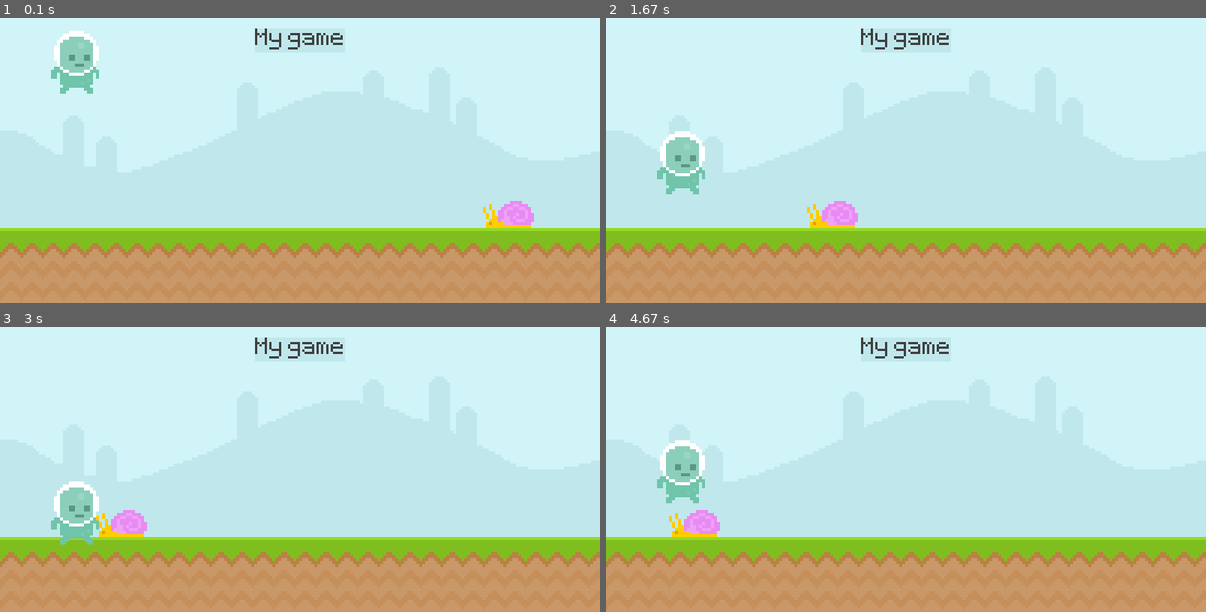
Above: before the commit, frames 1-4 (two rows, left to right).
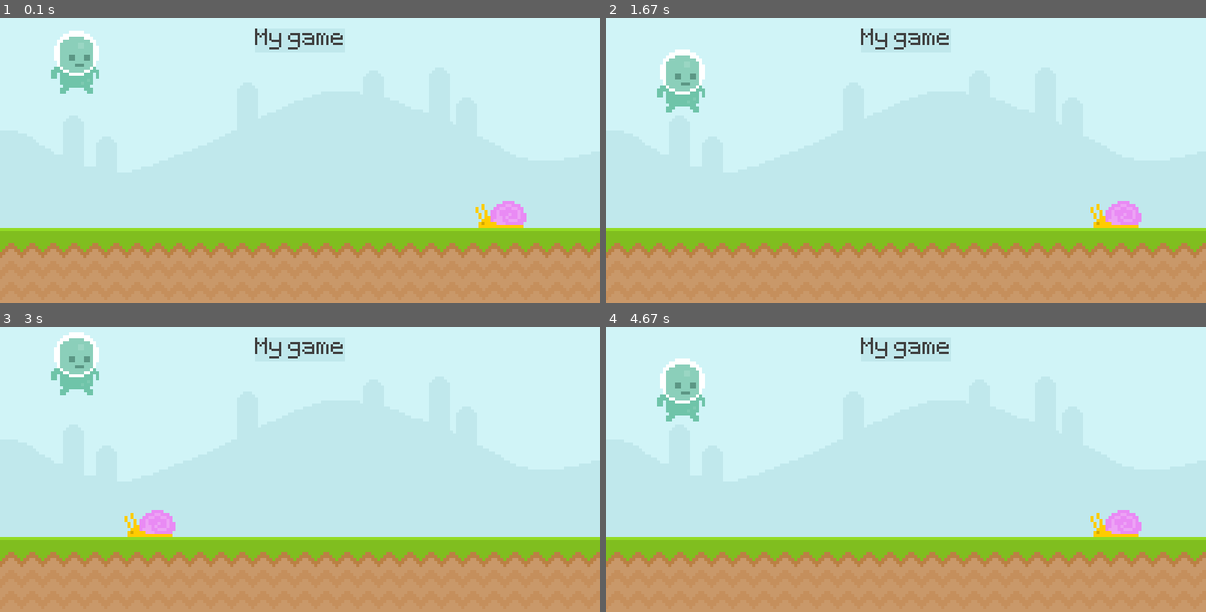
Above: after the commit, the same moments.

Repository: JackMcQuack/pygame-tutorial
Game: pygame game, started from main.py
The game is run twice, just before and just after one commit, with the same random seed, the same clock (stepped at 60 frames per second) and the same inputs.
Inputs (mouse positions are in pixels of both pictures, inside the frame that each line leads up to):
- Up to frame 1 (0.1 s): no input
- Up to frame 2 (1.67 s): press the mouse at (678, 197) at 0.37 s; move the mouse to (780, 134) at 0.47 s; release the mouse at (882, 72) at 0.6 s; press the mouse at (678, 197) at 1.2 s; move the mouse to (732, 149) at 1.3 s; release the mouse at (780, 103) at 1.43 s; tap Space at 1.5 s
- Up to frame 3 (3 s): press the mouse at (72, 506) at 1.87 s; move the mouse to (78, 478) at 1.97 s; release the mouse at (78, 452) at 2.1 s; press the mouse at (72, 506) at 2.7 s; move the mouse to (264, 469) at 2.8 s; release the mouse at (450, 435) at 2.93 s
- Up to frame 4 (4.67 s): tap Space at 3 s; press the mouse at (678, 506) at 3.37 s; move the mouse to (702, 483) at 3.47 s; release the mouse at (726, 463) at 3.6 s; press the mouse at (678, 506) at 4.2 s; move the mouse to (810, 443) at 4.3 s; release the mouse at (942, 378) at 4.43 s; hold Space from 4.5 s (still down)

The runs differ from the first frame. In frame 1, 0.5% of the frame differs, in the area x 79-89%, y 64-74%; in frame 2, 3.8%, in the area x 8-90%, y 11-74%; in frame 3, 3.6%; in frame 4, 3.8%.

Commit message:
Reworked player jump and added endgame check.

Diff:
--- a/main.py
+++ b/main.py
@@ -6,16 +6,17 @@
 pygame.display.set_caption("Pygame Demo")
 clock = pygame.time.Clock()
 test_font = pygame.font.Font("font/Pixeltype.ttf", 50)
+game_active = True
 
 sky_surface = pygame.image.load("graphics/Sky.png").convert_alpha()
 ground_surface = pygame.image.load("graphics/ground.png").convert_alpha()
-ground_rect = ground_surface.get_rect(topleft = (0, 300))
 
 text_surface = test_font.render("My game", False, (64, 64, 64))
+text2_surface = test_font.render("Game over, press space to try again", False, (64, 64, 64))
 text_rect = text_surface.get_rect(center = (400, 50))
+text2_rect = text2_surface.get_rect(center = (400, 50))
 snail_surface = pygame.image.load("graphics/snail/snail1.png")
 snail_rect = snail_surface.get_rect(midbottom = (700, 300))
-snail_x_pos = 700
 
 player_gravity = 0
 
@@ -28,43 +29,38 @@
             exit()
         if event.type == pygame.KEYDOWN:
             if event.key == pygame.K_SPACE:
-                print('jump')
-        if event.type == pygame.KEYUP:
-            if event.key == pygame.K_SPACE:
-                print('released')
-        # if event.type == pygame.MOUSEMOTION:
-        #     if player_rect.collidepoint(event.pos):
-        #         print('collision')
+                if game_active and player_rect.bottom == 300:
+                    player_gravity = -20
+                else:
+                    snail_rect.left = 700
+                    game_active = True
 
-    screen.blit(sky_surface, (0, 0))
-    screen.blit(ground_surface, ground_rect)
-    pygame.draw.rect(screen, '#c0e8ec', text_rect)
-    pygame.draw.rect(screen, '#c0e8ec', text_rect, 20)
-    # pygame.draw.line(screen, 'Black', (0, 0), (800, 400))
-    screen.blit(text_surface, text_rect)
-    screen.blit(snail_surface, snail_rect)
-    if snail_rect.right <= 0:
-        snail_rect.left = 800
 
-    keys = pygame.key.get_pressed()
-    if keys[pygame.K_SPACE] and player_rect.colliderect(ground_rect):
-        player_gravity += -10
+        if event.type == pygame.MOUSEBUTTONDOWN:
+            if player_rect.collidepoint(event.pos) and player_rect.bottom == 300:
+                player_gravity = -20
 
-    if not player_rect.colliderect(ground_rect):
+    if game_active:
+        screen.blit(sky_surface, (0, 0))
+        screen.blit(ground_surface, (0, 300))
+        pygame.draw.rect(screen, '#c0e8ec', text_rect)
+        pygame.draw.rect(screen, '#c0e8ec', text_rect, 20)
+        screen.blit(text_surface, text_rect)
+        screen.blit(snail_surface, snail_rect)
+        if snail_rect.right <= 0:
+            snail_rect.left = 800
+        snail_rect.left -= 6
+
         player_gravity += 1
-    elif player_rect.colliderect(ground_rect) and not keys[pygame.K_SPACE]:
-        player_gravity = 0
+        player_rect.y += player_gravity
+        player_rect.bottom = min(300, player_rect.bottom)
+        screen.blit(player_surface, player_rect)
 
-    player_rect.bottom += player_gravity
-
-    screen.blit(player_surface, player_rect)
-    if not snail_rect.colliderect(player_rect):
-        snail_rect.left -= 4
-
-    # mouse_pos = pygame.mouse.get_pos()
-    # if player_rect.collidepoint(mouse_pos):
-    #     print(mouse_pos)
-    #     print('collision')
+        if snail_rect.colliderect(player_rect):
+            game_active = False
+    else:
+        screen.fill('Green')
+        screen.blit(text2_surface, text2_rect)
 
     pygame.display.update()
     clock.tick(60)
